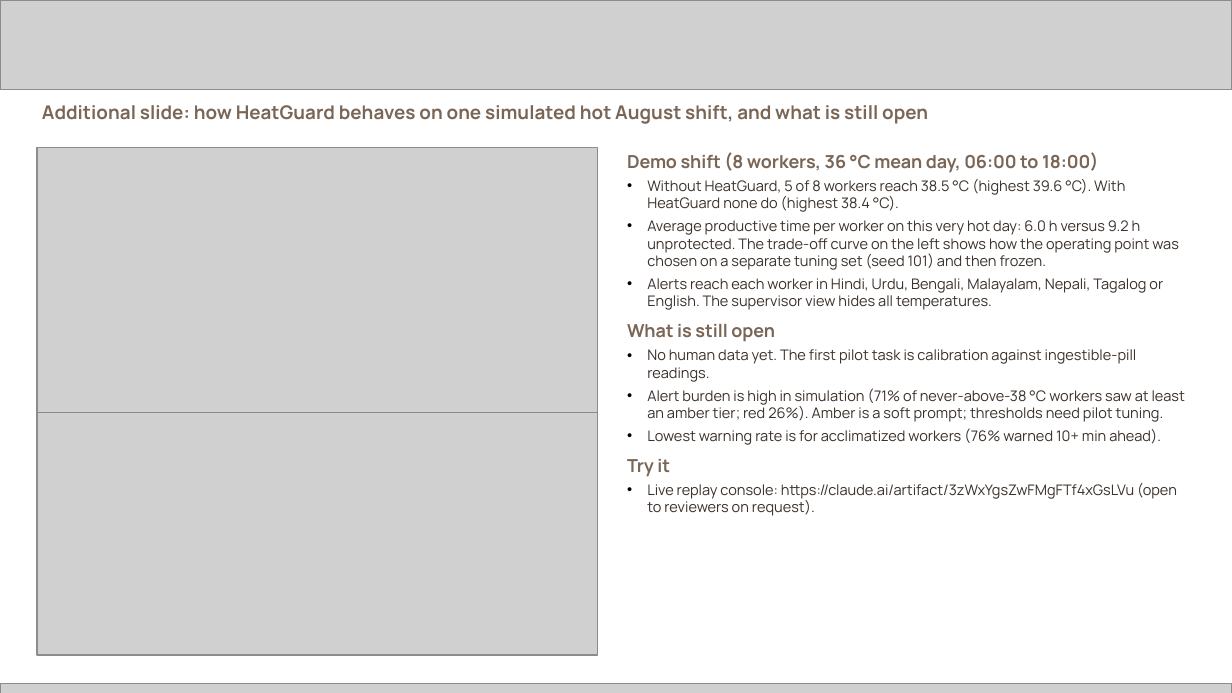
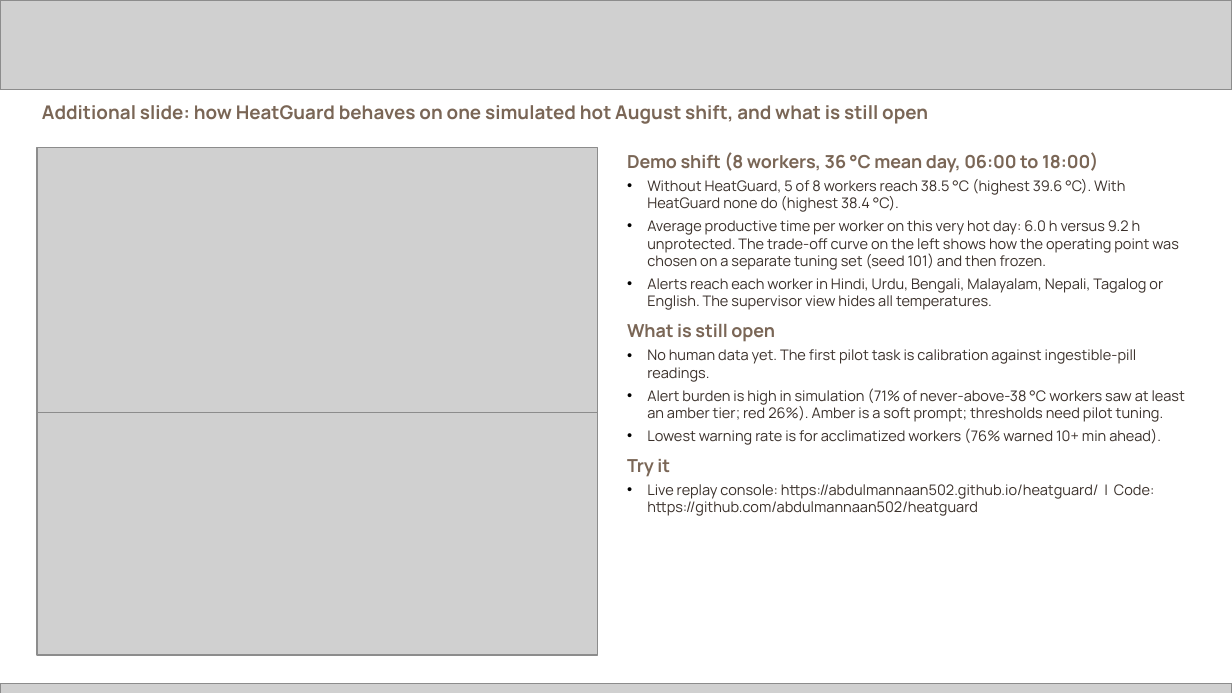
Before and after one commit to abdulmannaan502/heatguard, a slide deck: slide 14 of submission/HeatGuard_Submission.pptx. Drawn at 1232x693 pixels with LibreOffice and Linux fonts; fonts in the diff are those of the drawing; grey boxes stand for pictures. Boxes give left, top, right and bottom in pixels: in the first picture for what was removed or moved away, otherwise in the second. Text is boxed around its words. In the diff, an @@ line names an element or a change of style, - is before the commit and + after.

```diff
--- a/submission/HeatGuard_Submission.pptx
+++ b/submission/HeatGuard_Submission.pptx
@@ text at (647,484,1155,516): text changed @@
-• Live replay console: https://claude.ai/artifact/3zWxYgsZwFMgFTf4xGsLVu (open to reviewers on request).
+• Live replay console: https://abdulmannaan502.github.io/heatguard/ | Code: https://github.com/abdulmannaan502/heatguard
```
Also in this commit, not shown: 3 other files.
